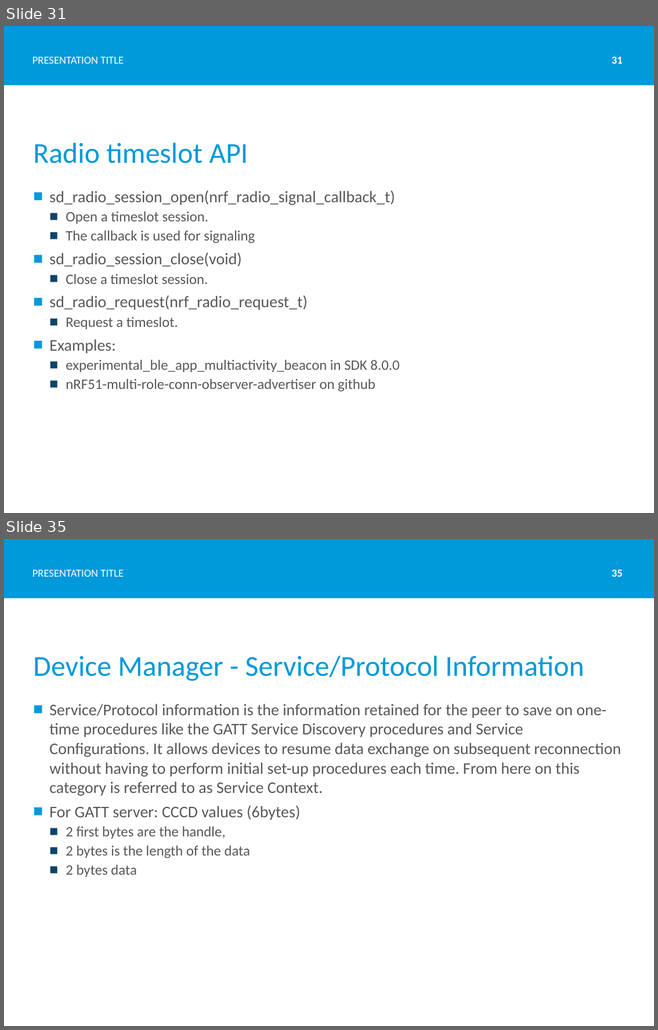
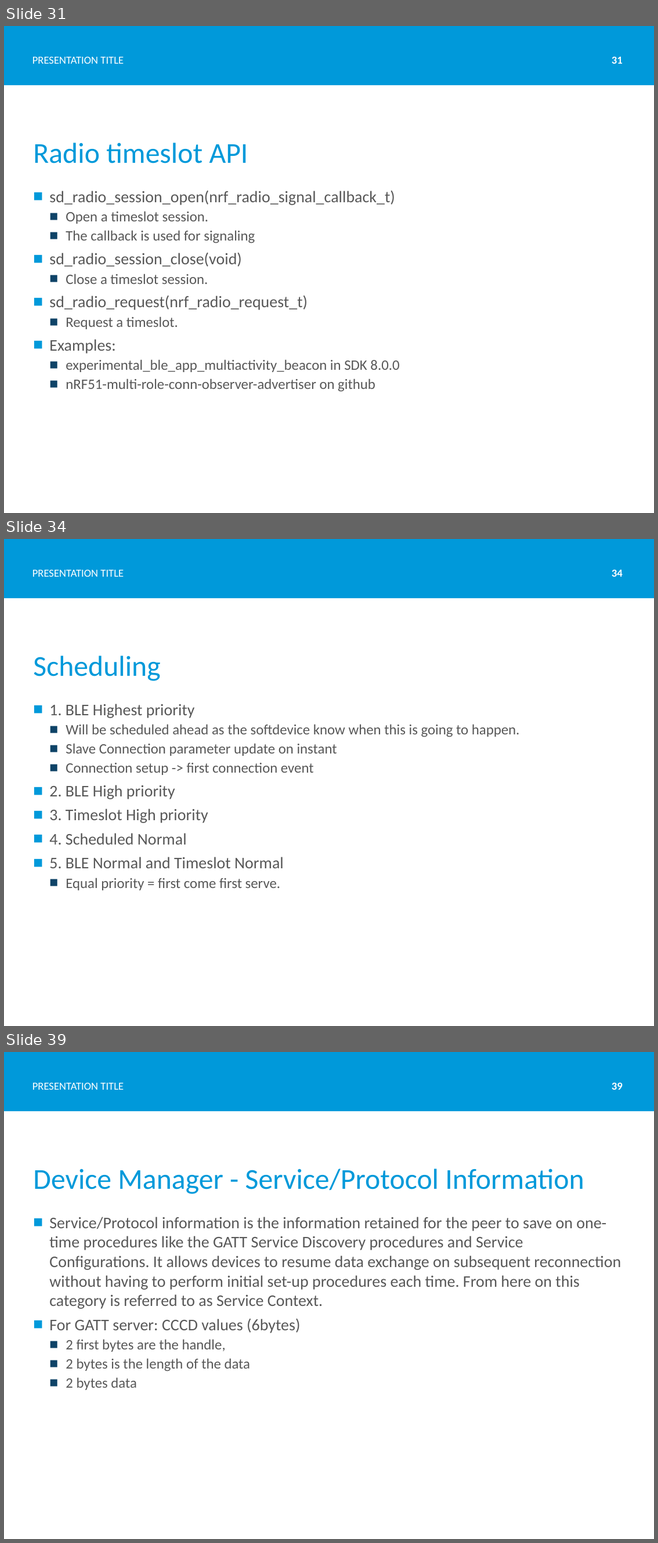
Before and after one commit to Skjerve/nRF51-S130-HK, a slide deck: S130 Introduction.pptx. Shown one above the other, each under a label of ours: slides 31 and 35 before the commit, slides 31, 34 and 39 after it; the slides between them are not shown. The pictures are 658x1030 and 658x1543 pixels, drawn with LibreOffice and Linux fonts; fonts in the diff are those of the drawing; background and template pictures are left out. Boxes give left, top, right and bottom in pixels: in the first picture for what was removed or moved away, otherwise in the second. Text is boxed around its words. In the diff, an @@ line names an element or a change of style, - is before the commit and + after.

```diff
--- a/S130 Introduction.pptx
+++ b/S130 Introduction.pptx
@@ slide 34 added at [4, 539, 654, 1026], background #FFFFFF; not listed: 1 template element that a slide beside it also shows @@
@@ text added at [32, 570, 123, 577], 12 pt, text #FFFFFF @@
+PRESENTATION TITLE
@@ page number added at [611, 569, 622, 577], 12 pt, text #FFFFFF, bold @@
+34
@@ title added at [33, 656, 160, 681], 32 pt, text #0099DA @@
+Scheduling
@@ text added at [49, 704, 520, 890], 16 pt, text #585858 @@
+■ 1. BLE Highest priority
+  ■ Will be scheduled ahead as the softdevice know when this is going to happen.
+  ■ Slave Connection parameter update on instant
+  ■ Connection setup -> first connection event
+■ 2. BLE High priority
+■ 3. Timeslot High priority
+■ 4. Scheduled Normal
+■ 5. BLE Normal and Timeslot Normal
+  ■ Equal priority = first come first serve.
@@ what was slide 35 is now slide 39 @@
@@ page number at [611, 1082, 622, 1090]: text changed @@
-35
+39
```
Also in this commit, not shown: 10 slides changed, 4 other slides added.
